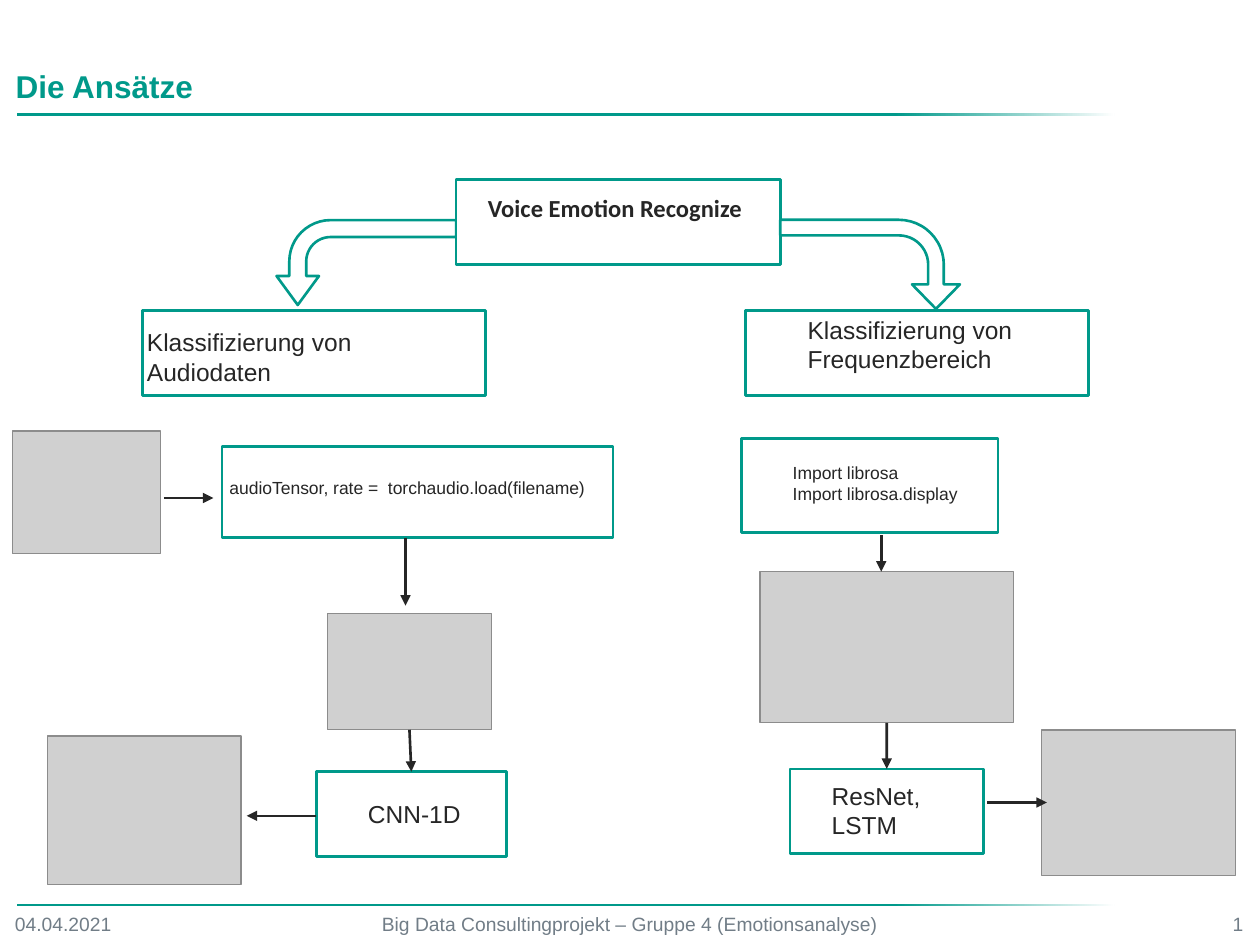
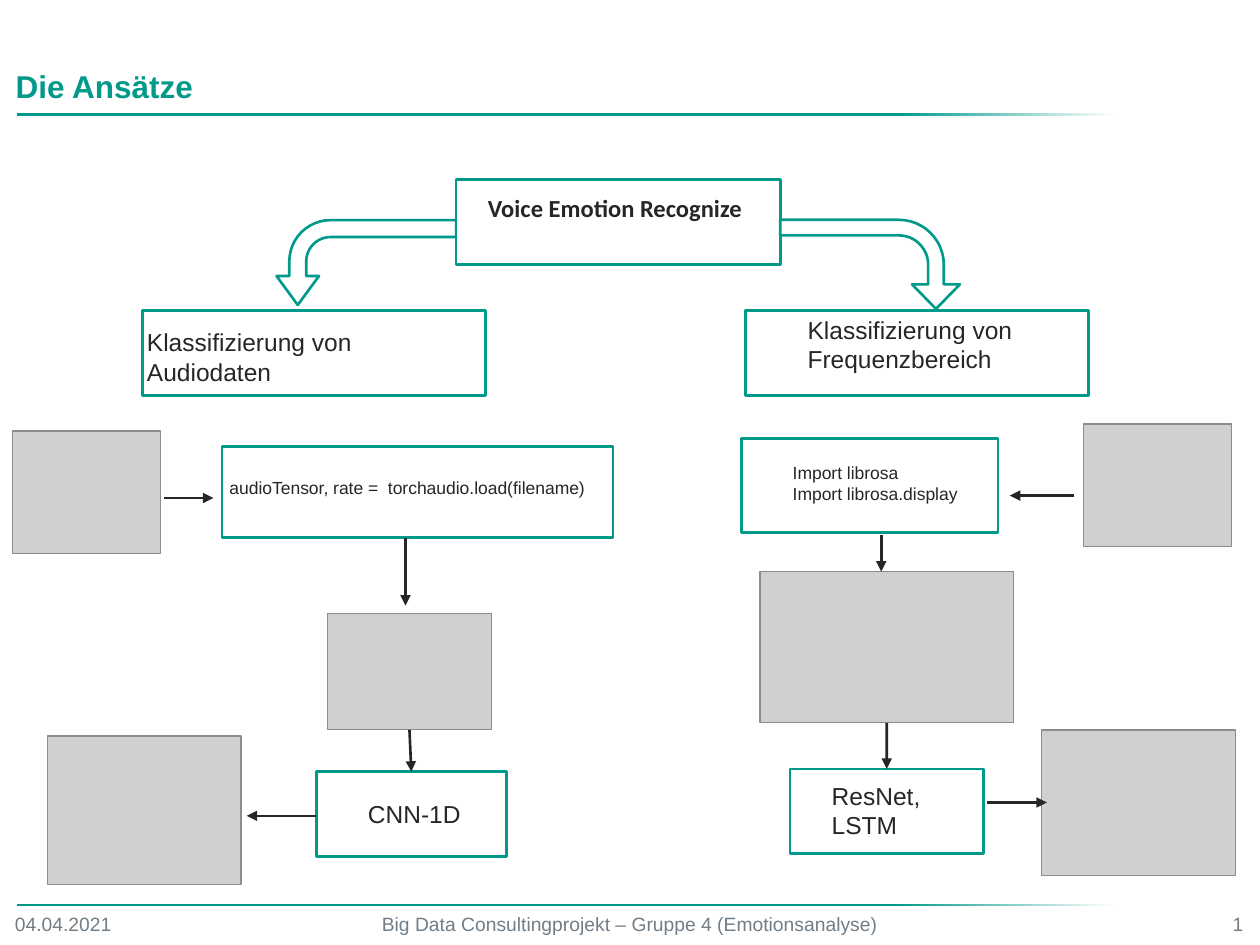
Before and after one commit to MDK1192/Big-Data-Consulting-Voice-Emotion, a slide deck: slide 1 of Vorgehensweise gemäß Zielsetzung.pptx. Drawn at 1260x945 pixels with LibreOffice and Linux fonts; fonts in the diff are those of the drawing; grey boxes stand for pictures; background and template pictures are left out. Boxes give left, top, right and bottom in pixels: in the first picture for what was removed or moved away, otherwise in the second. Text is boxed around its words. In the diff, an @@ line names an element or a change of style, - is before the commit and + after.

```diff
--- a/Vorgehensweise gemäß Zielsetzung.pptx
+++ b/Vorgehensweise gemäß Zielsetzung.pptx
@@ picture added at box(1084, 425, 1231, 547) @@
@@ arrow added from (1074, 495) to (1009, 495), #262626 1.5 pt @@
```
Also in this commit, not shown: 1 other file.
